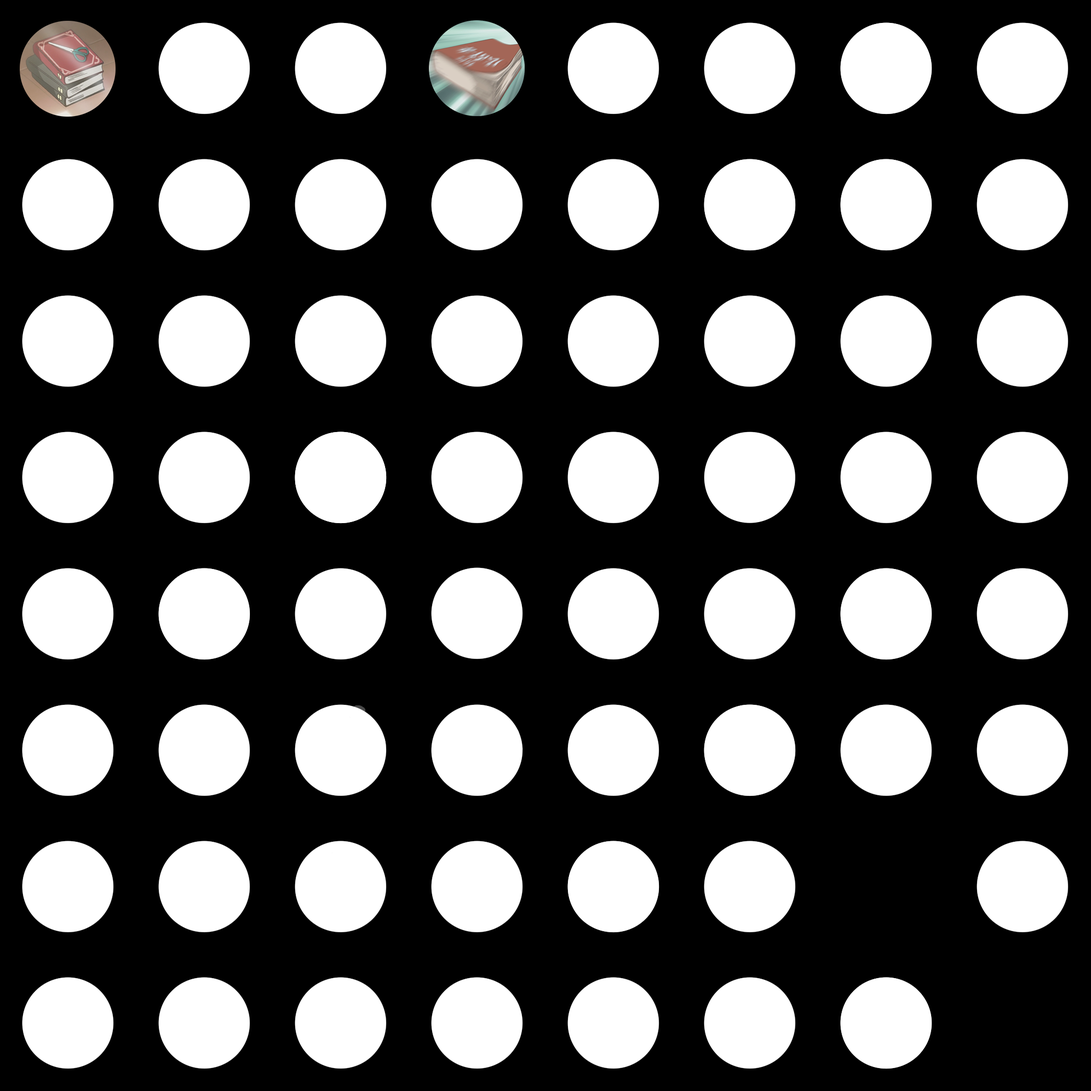
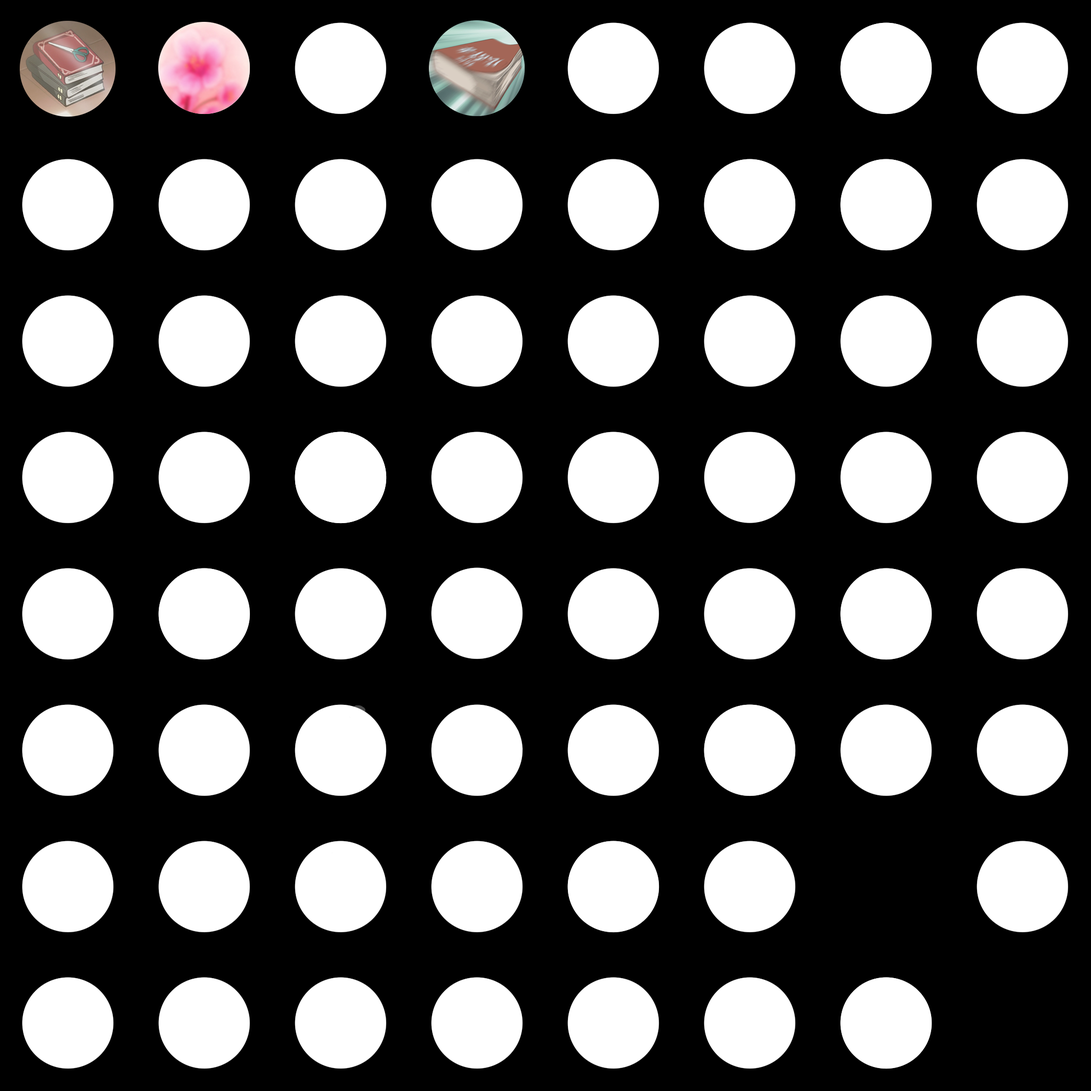
Layered file, before and after one edit (1091 x 1091). Changes by layer:
added layer "Layer 2" above "Kyou" over (x1=158, y1=21, x2=250, y2=115)
